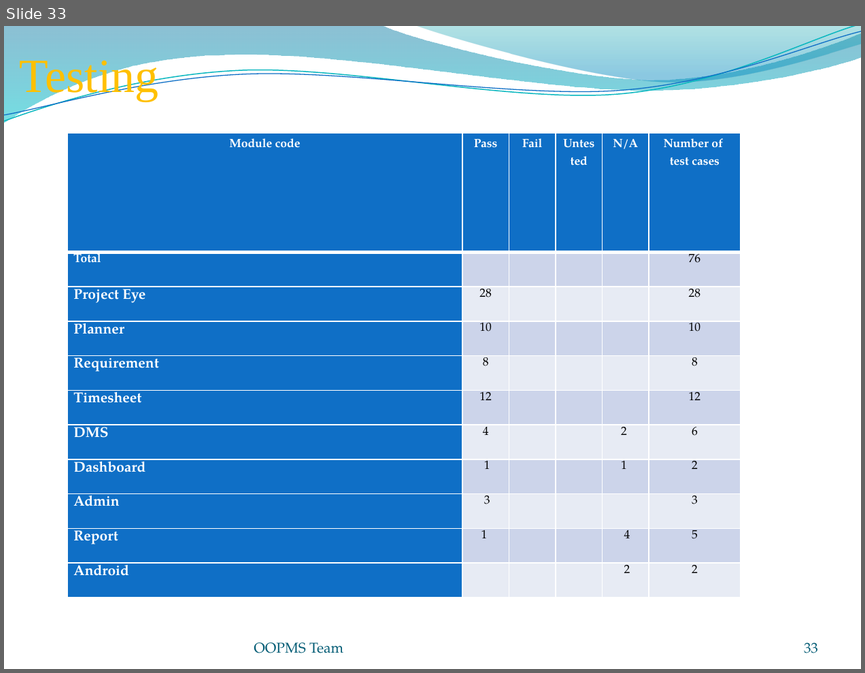
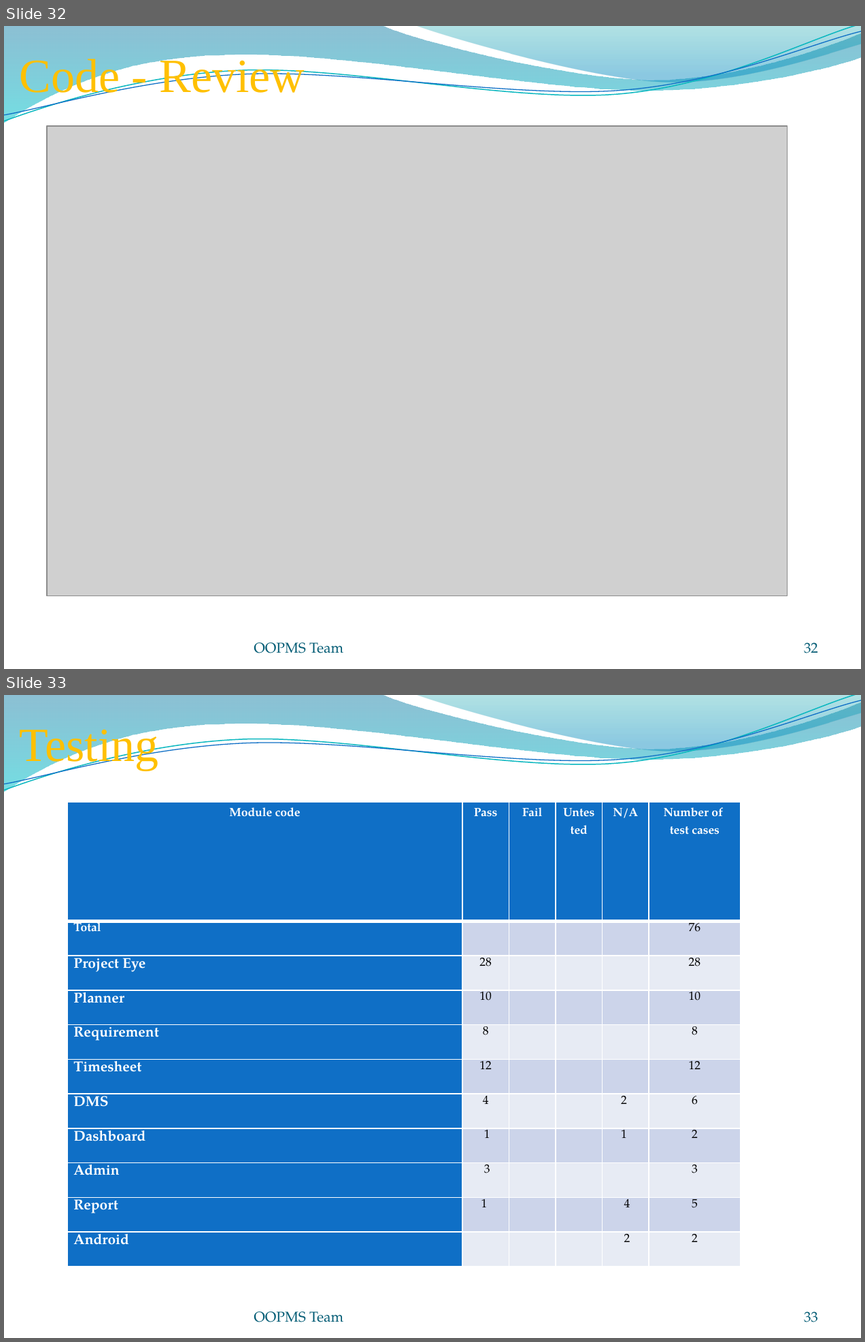
Before and after one commit to gofpattern/oopms, a slide deck: Document/Report/Presentation/OOPMS_Presentation_v1.0.pptx. Shown one above the other, each under a label of ours: slide 33 before the commit, slides 32 and 33 after it. The pictures are 865x673 and 865x1342 pixels, drawn with LibreOffice and Linux fonts; fonts in the diff are those of the drawing; grey boxes stand for pictures; background and template pictures are left out. Boxes give left, top, right and bottom in pixels: in the first picture for what was removed or moved away, otherwise in the second. Text is boxed around its words. In the diff, an @@ line names an element or a change of style, - is before the commit and + after.

```diff
--- a/Document/Report/Presentation/OOPMS_Presentation_v1.0.pptx
+++ b/Document/Report/Presentation/OOPMS_Presentation_v1.0.pptx
@@ slide 32 added at [4, 26, 861, 669], background picture (left out); not listed: 4 template elements that a slide beside it also shows @@
@@ text added at [20, 55, 305, 101], 40 pt, text #FFC000 @@
+Code - Review
@@ picture added at [47, 126, 787, 596] @@
@@ text added at [254, 642, 343, 653], 12 pt, text #045D75 @@
+OOPMS Team
@@ page number added at [804, 642, 818, 653], 12 pt, text #045D75 @@
+32
```
Also in this commit, not shown: 3 slides changed, 1 slide removed.
